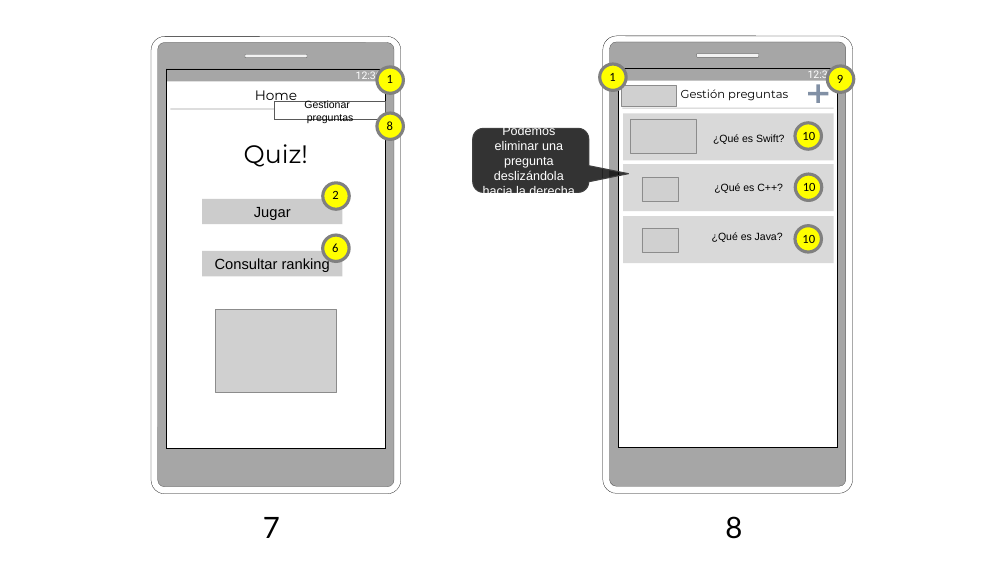
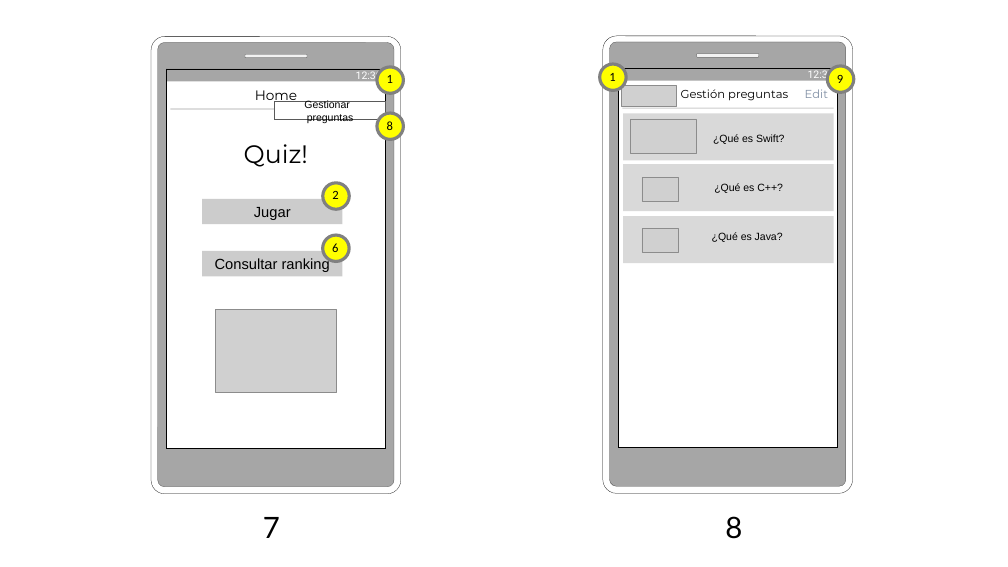
Before and after one commit to AlfonsoLRz/Quiz, a slide deck: slide 5 of doc/Storyboard.pptx. Drawn at 1008x567 pixels with LibreOffice and Linux fonts; fonts in the diff are those of the drawing; grey boxes stand for pictures; background and template pictures are left out. Boxes give left, top, right and bottom in pixels: in the first picture for what was removed or moved away, otherwise in the second. Text is boxed around its words. In the diff, an @@ line names an element or a change of style, - is before the commit and + after.

```diff
--- a/doc/Storyboard.pptx
+++ b/doc/Storyboard.pptx
@@ text added at (805,89,828,98), 11 pt, text #8190A5 @@
+Edit
@@ freeform shape removed at (808,85,829,103) @@
@@ rounded speech box removed at (473,129,589,193) @@
-Podemos eliminar una pregunta deslizándola hacia la derecha
@@ ellipse removed at (796,123,822,149) @@
@@ text removed at (802,132,815,140) @@
-10
@@ ellipse removed at (796,174,822,200) @@
@@ text removed at (803,183,816,191) @@
-10
@@ ellipse removed at (796,226,822,253) @@
@@ text removed at (802,235,815,243) @@
-10
```
Also in this commit, not shown: 5 other slides changed, 1 slide added, 1 other file.
